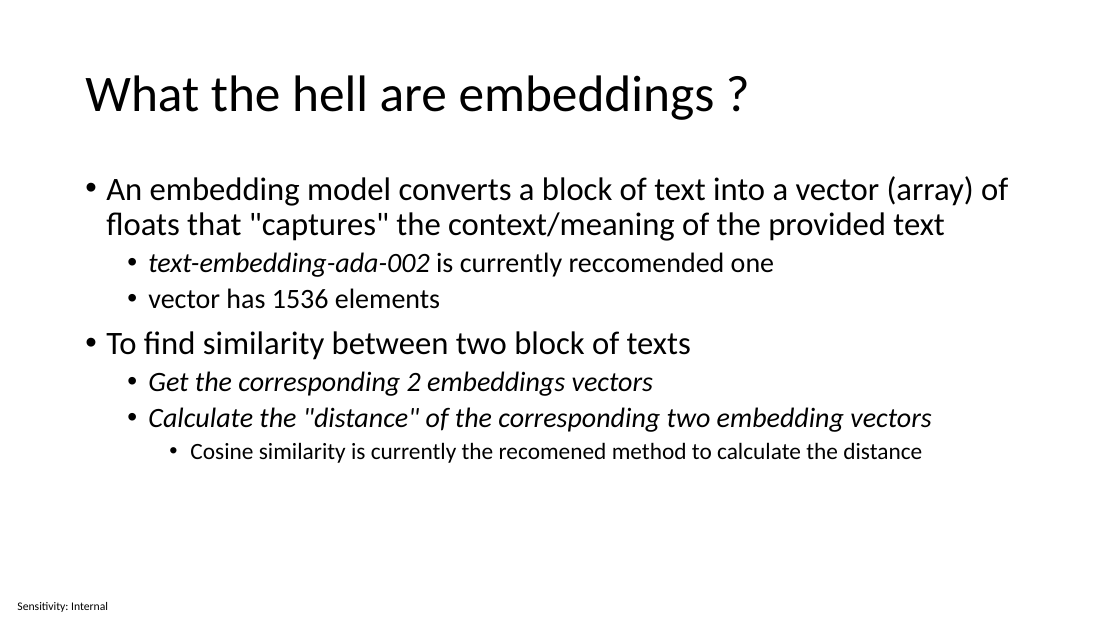
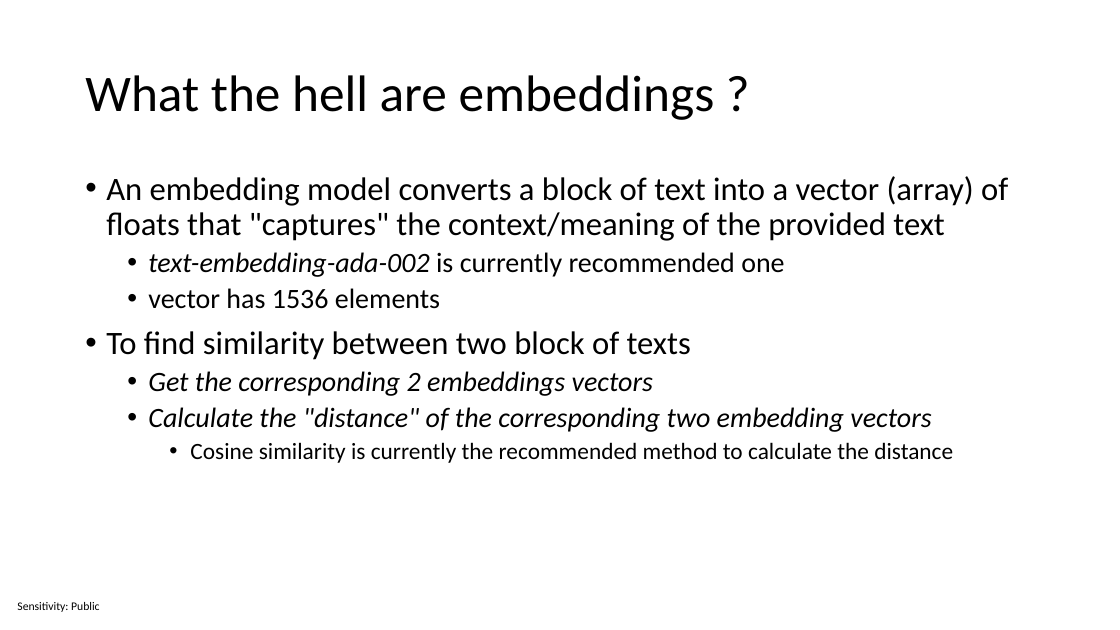
Before and after one commit to sabbadino/csharp-meets-chatgpt, a slide deck: slide 8 of mymsc-chatGpt-Presentation.pptx. Drawn at 1120x630 pixels with LibreOffice and Linux fonts; fonts in the diff are those of the drawing. Boxes give left, top, right and bottom in pixels: in the first picture for what was removed or moved away, otherwise in the second. Text is boxed around its words. In the diff, an @@ line names an element or a change of style, - is before the commit and + after.

```diff
--- a/mymsc-chatGpt-Presentation.pptx
+++ b/mymsc-chatGpt-Presentation.pptx
@@ text at [148,252,784,277]: text changed @@
-  • text-embedding-ada-002 is currently reccomended one
+  • text-embedding-ada-002 is currently recommended one
@@ text at [190,442,953,463]: text changed @@
-    • Cosine similarity is currently the recomened method to calculate the distance
+    • Cosine similarity is currently the recommended method to calculate the distance
@@ text at [17,602,99,612]: text changed @@
-Sensitivity: Internal
+Sensitivity: Public
```
Also in this commit, not shown: 16 other slides changed, 1 slide added.
